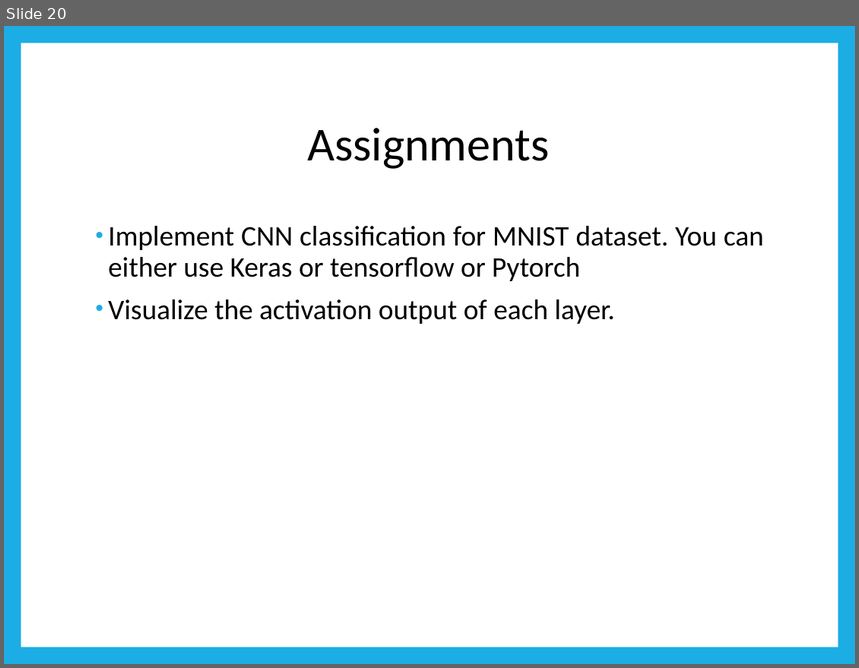
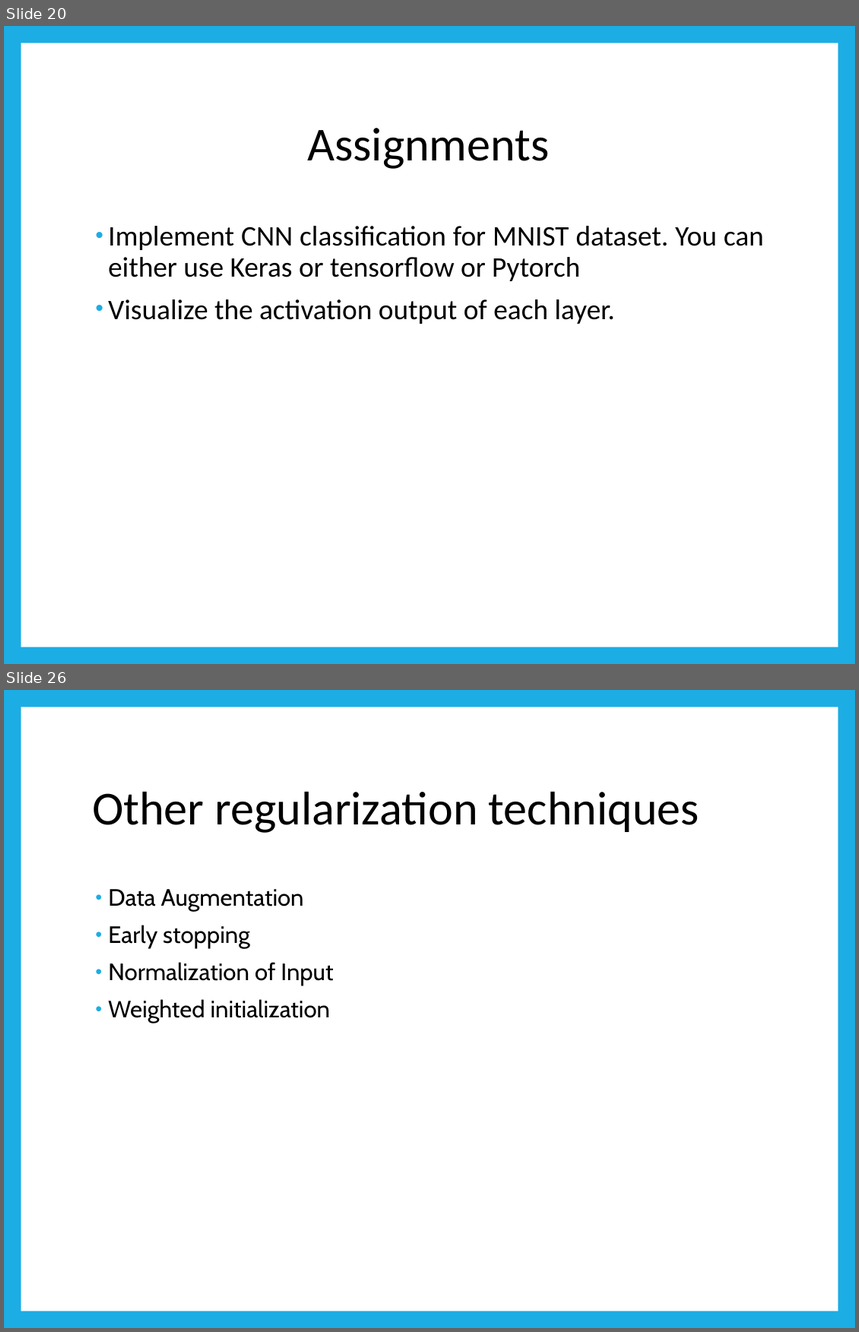
Before and after one commit to naotofukunaga/Intro-Deep-Learning, a slide deck: DeepLearning.pptx. Shown one above the other, each under a label of ours: slide 20 before the commit, slides 20 and 26 after it; the slides between them are not shown. The pictures are 859x668 and 859x1332 pixels, drawn with LibreOffice and Linux fonts; fonts in the diff are those of the drawing. Boxes give left, top, right and bottom in pixels: in the first picture for what was removed or moved away, otherwise in the second. Text is boxed around its words. In the diff, an @@ line names an element or a change of style, - is before the commit and + after.

```diff
--- a/DeepLearning.pptx
+++ b/DeepLearning.pptx
@@ slide 26 added at (4,690,855,1328), background #1CADE4; not listed: 1 template element that a slide beside it also shows @@
@@ title added at (92,791,699,833), 40 pt, text #000000 @@
+Other regularization techniques
@@ text added at (108,889,333,1024), 20 pt, text #000000 @@
+• Data Augmentation
+• Early stopping
+• Normalization of Input
+• Weighted initialization
```
Also in this commit, not shown: 9 other slides added, 1 other file.
